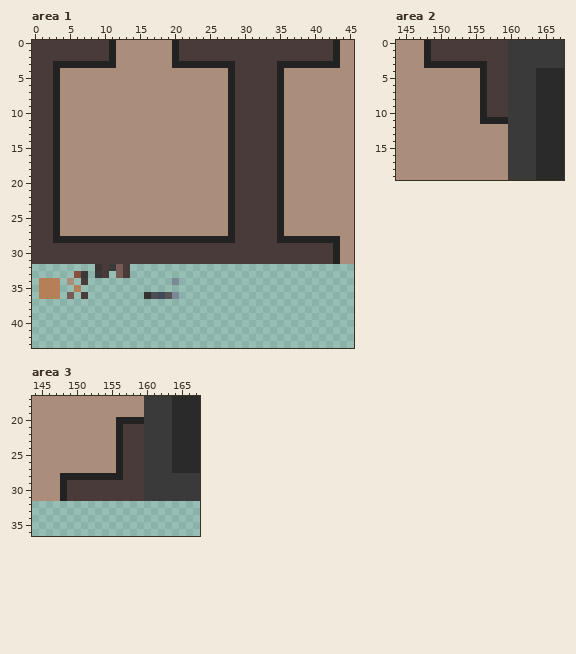
A pixel-art file gets an edit: concept.aseprite. Above is the file before it was changed.
800x600 pixels, 1 frame. Colours within 5 levels of each other are drawn and written as one. Shown: area 1: x 0..45, y 0..43; area 2: x 144..167, y 0..19; area 3: x 144..167, y 17..36. The commit also changed other parts of the picture, which this record leaves out.
Now the later version:
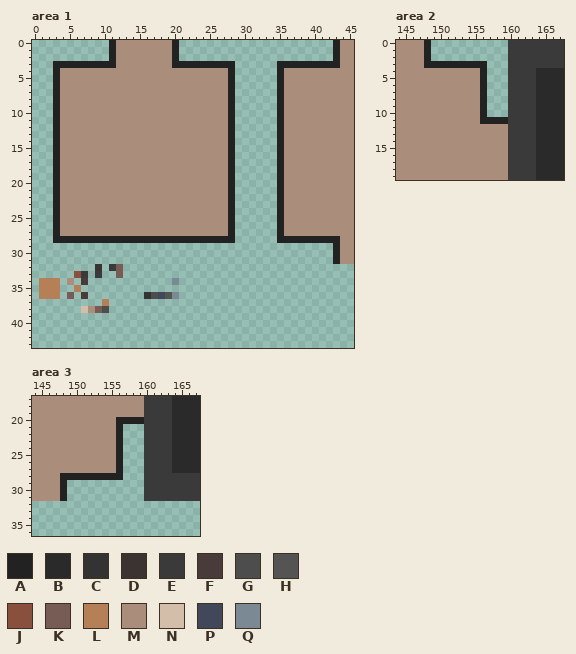
Palette (. is transparent): A #222222  B #2a2a2a  C #333333  D #3b3332  E #3a3a3a  F #483b3a  G #4d4d4d  H #545454  J #8a503e  K #775c55  L #b58057  M #aa8d7a  N #d3bfa9  P #414859  Q #7b8994
From old to new:
--- area 1, layer "Tilemap 2"
@@ x 0..45 @@
- 0 FFFFFFFFFFFAMMMMMMMMAFFFFFFFFFFFFFFFFFFFFFFAMM
- 1 FFFFFFFFFFFAMMMMMMMMAFFFFFFFFFFFFFFFFFFFFFFAMM
- 2 FFFFFFFFFFFAMMMMMMMMAFFFFFFFFFFFFFFFFFFFFFFAMM
- 3 FFFAAAAAAAAAMMMMMMMMAAAAAAAAAFFFFFFAAAAAAAAAMM
- 4 FFFAMMMMMMMMMMMMMMMMMMMMMMMMAFFFFFFAMMMMMMMMMM
- 5 FFFAMMMMMMMMMMMMMMMMMMMMMMMMAFFFFFFAMMMMMMMMMM
- 6 FFFAMMMMMMMMMMMMMMMMMMMMMMMMAFFFFFFAMMMMMMMMMM
- 7 FFFAMMMMMMMMMMMMMMMMMMMMMMMMAFFFFFFAMMMMMMMMMM
- 8 FFFAMMMMMMMMMMMMMMMMMMMMMMMMAFFFFFFAMMMMMMMMMM
- 9 FFFAMMMMMMMMMMMMMMMMMMMMMMMMAFFFFFFAMMMMMMMMMM
-10 FFFAMMMMMMMMMMMMMMMMMMMMMMMMAFFFFFFAMMMMMMMMMM
-11 FFFAMMMMMMMMMMMMMMMMMMMMMMMMAFFFFFFAMMMMMMMMMM
-12 FFFAMMMMMMMMMMMMMMMMMMMMMMMMAFFFFFFAMMMMMMMMMM
-13 FFFAMMMMMMMMMMMMMMMMMMMMMMMMAFFFFFFAMMMMMMMMMM
-14 FFFAMMMMMMMMMMMMMMMMMMMMMMMMAFFFFFFAMMMMMMMMMM
-15 FFFAMMMMMMMMMMMMMMMMMMMMMMMMAFFFFFFAMMMMMMMMMM
-16 FFFAMMMMMMMMMMMMMMMMMMMMMMMMAFFFFFFAMMMMMMMMMM
-17 FFFAMMMMMMMMMMMMMMMMMMMMMMMMAFFFFFFAMMMMMMMMMM
-18 FFFAMMMMMMMMMMMMMMMMMMMMMMMMAFFFFFFAMMMMMMMMMM
-19 FFFAMMMMMMMMMMMMMMMMMMMMMMMMAFFFFFFAMMMMMMMMMM
-20 FFFAMMMMMMMMMMMMMMMMMMMMMMMMAFFFFFFAMMMMMMMMMM
-21 FFFAMMMMMMMMMMMMMMMMMMMMMMMMAFFFFFFAMMMMMMMMMM
-22 FFFAMMMMMMMMMMMMMMMMMMMMMMMMAFFFFFFAMMMMMMMMMM
-23 FFFAMMMMMMMMMMMMMMMMMMMMMMMMAFFFFFFAMMMMMMMMMM
-24 FFFAMMMMMMMMMMMMMMMMMMMMMMMMAFFFFFFAMMMMMMMMMM
-25 FFFAMMMMMMMMMMMMMMMMMMMMMMMMAFFFFFFAMMMMMMMMMM
-26 FFFAMMMMMMMMMMMMMMMMMMMMMMMMAFFFFFFAMMMMMMMMMM
-27 FFFAMMMMMMMMMMMMMMMMMMMMMMMMAFFFFFFAMMMMMMMMMM
-28 FFFAAAAAAAAAAAAAAAAAAAAAAAAAAFFFFFFAAAAAAAAAMM
-29 FFFFFFFFFFFFFFFFFFFFFFFFFFFFFFFFFFFFFFFFFFFAMM
-30 FFFFFFFFFFFFFFFFFFFFFFFFFFFFFFFFFFFFFFFFFFFAMM
-31 FFFFFFFFFFFFFFFFFFFFFFFFFFFFFFFFFFFFFFFFFFFAMM
-32 .........DFEKF................................
-33 ......JE.EF.KF................................
+ 0 ...........AMMMMMMMMA......................AMM
+ 1 ...........AMMMMMMMMA......................AMM
+ 2 ...........AMMMMMMMMA......................AMM
+ 3 ...AAAAAAAAAMMMMMMMMAAAAAAAAA......AAAAAAAAAMM
+ 4 ...AMMMMMMMMMMMMMMMMMMMMMMMMA......AMMMMMMMMMM
+ 5 ...AMMMMMMMMMMMMMMMMMMMMMMMMA......AMMMMMMMMMM
+ 6 ...AMMMMMMMMMMMMMMMMMMMMMMMMA......AMMMMMMMMMM
+ 7 ...AMMMMMMMMMMMMMMMMMMMMMMMMA......AMMMMMMMMMM
+ 8 ...AMMMMMMMMMMMMMMMMMMMMMMMMA......AMMMMMMMMMM
+ 9 ...AMMMMMMMMMMMMMMMMMMMMMMMMA......AMMMMMMMMMM
+10 ...AMMMMMMMMMMMMMMMMMMMMMMMMA......AMMMMMMMMMM
+11 ...AMMMMMMMMMMMMMMMMMMMMMMMMA......AMMMMMMMMMM
+12 ...AMMMMMMMMMMMMMMMMMMMMMMMMA......AMMMMMMMMMM
+13 ...AMMMMMMMMMMMMMMMMMMMMMMMMA......AMMMMMMMMMM
+14 ...AMMMMMMMMMMMMMMMMMMMMMMMMA......AMMMMMMMMMM
+15 ...AMMMMMMMMMMMMMMMMMMMMMMMMA......AMMMMMMMMMM
+16 ...AMMMMMMMMMMMMMMMMMMMMMMMMA......AMMMMMMMMMM
+17 ...AMMMMMMMMMMMMMMMMMMMMMMMMA......AMMMMMMMMMM
+18 ...AMMMMMMMMMMMMMMMMMMMMMMMMA......AMMMMMMMMMM
+19 ...AMMMMMMMMMMMMMMMMMMMMMMMMA......AMMMMMMMMMM
+20 ...AMMMMMMMMMMMMMMMMMMMMMMMMA......AMMMMMMMMMM
+21 ...AMMMMMMMMMMMMMMMMMMMMMMMMA......AMMMMMMMMMM
+22 ...AMMMMMMMMMMMMMMMMMMMMMMMMA......AMMMMMMMMMM
+23 ...AMMMMMMMMMMMMMMMMMMMMMMMMA......AMMMMMMMMMM
+24 ...AMMMMMMMMMMMMMMMMMMMMMMMMA......AMMMMMMMMMM
+25 ...AMMMMMMMMMMMMMMMMMMMMMMMMA......AMMMMMMMMMM
+26 ...AMMMMMMMMMMMMMMMMMMMMMMMMA......AMMMMMMMMMM
+27 ...AMMMMMMMMMMMMMMMMMMMMMMMMA......AMMMMMMMMMM
+28 ...AAAAAAAAAAAAAAAAAAAAAAAAAA......AAAAAAAAAMM
+29 ...........................................AMM
+30 ...........................................AMM
+31 ...........................................AMM
+32 .........D.EK.................................
+33 ......JE.E..K.................................
 34 .LLL.M.F............Q.........................
@@ x 5..12 @@
 36 K.F.....
-37 ........
-38 ........
+37 .....L..
+38 ..NMKG..
 39 ........
--- area 2, layer "Tilemap 2"
@@ x 147..161 @@
- 0 MAFFFFFFFFFFFEE
- 1 MAFFFFFFFFFFFEE
- 2 MAFFFFFFFFFFFEE
- 3 MAAAAAAAAAFFFEE
- 4 MMMMMMMMMAFFFEE
- 5 MMMMMMMMMAFFFEE
- 6 MMMMMMMMMAFFFEE
- 7 MMMMMMMMMAFFFEE
- 8 MMMMMMMMMAFFFEE
- 9 MMMMMMMMMAFFFEE
-10 MMMMMMMMMAFFFEE
+ 0 MA...........EE
+ 1 MA...........EE
+ 2 MA...........EE
+ 3 MAAAAAAAAA...EE
+ 4 MMMMMMMMMA...EE
+ 5 MMMMMMMMMA...EE
+ 6 MMMMMMMMMA...EE
+ 7 MMMMMMMMMA...EE
+ 8 MMMMMMMMMA...EE
+ 9 MMMMMMMMMA...EE
+10 MMMMMMMMMA...EE
 11 MMMMMMMMMAAAAEE
--- area 3, layer "Tilemap 2"
@@ x 147..161 @@
 20 MMMMMMMMMAAAAEE
-21 MMMMMMMMMAFFFEE
-22 MMMMMMMMMAFFFEE
-23 MMMMMMMMMAFFFEE
-24 MMMMMMMMMAFFFEE
-25 MMMMMMMMMAFFFEE
-26 MMMMMMMMMAFFFEE
-27 MMMMMMMMMAFFFEE
-28 MAAAAAAAAAFFFEE
-29 MAFFFFFFFFFFFEE
-30 MAFFFFFFFFFFFEE
-31 MAFFFFFFFFFFFEE
+21 MMMMMMMMMA...EE
+22 MMMMMMMMMA...EE
+23 MMMMMMMMMA...EE
+24 MMMMMMMMMA...EE
+25 MMMMMMMMMA...EE
+26 MMMMMMMMMA...EE
+27 MMMMMMMMMA...EE
+28 MAAAAAAAAA...EE
+29 MA...........EE
+30 MA...........EE
+31 MA...........EE
 32 ...............
Pixel boxes of the changes (left, top, right, bottom) in both pictures:
changed: (32, 40, 333, 313)
erased: (431, 40, 508, 117)
erased: (67, 424, 144, 501)
